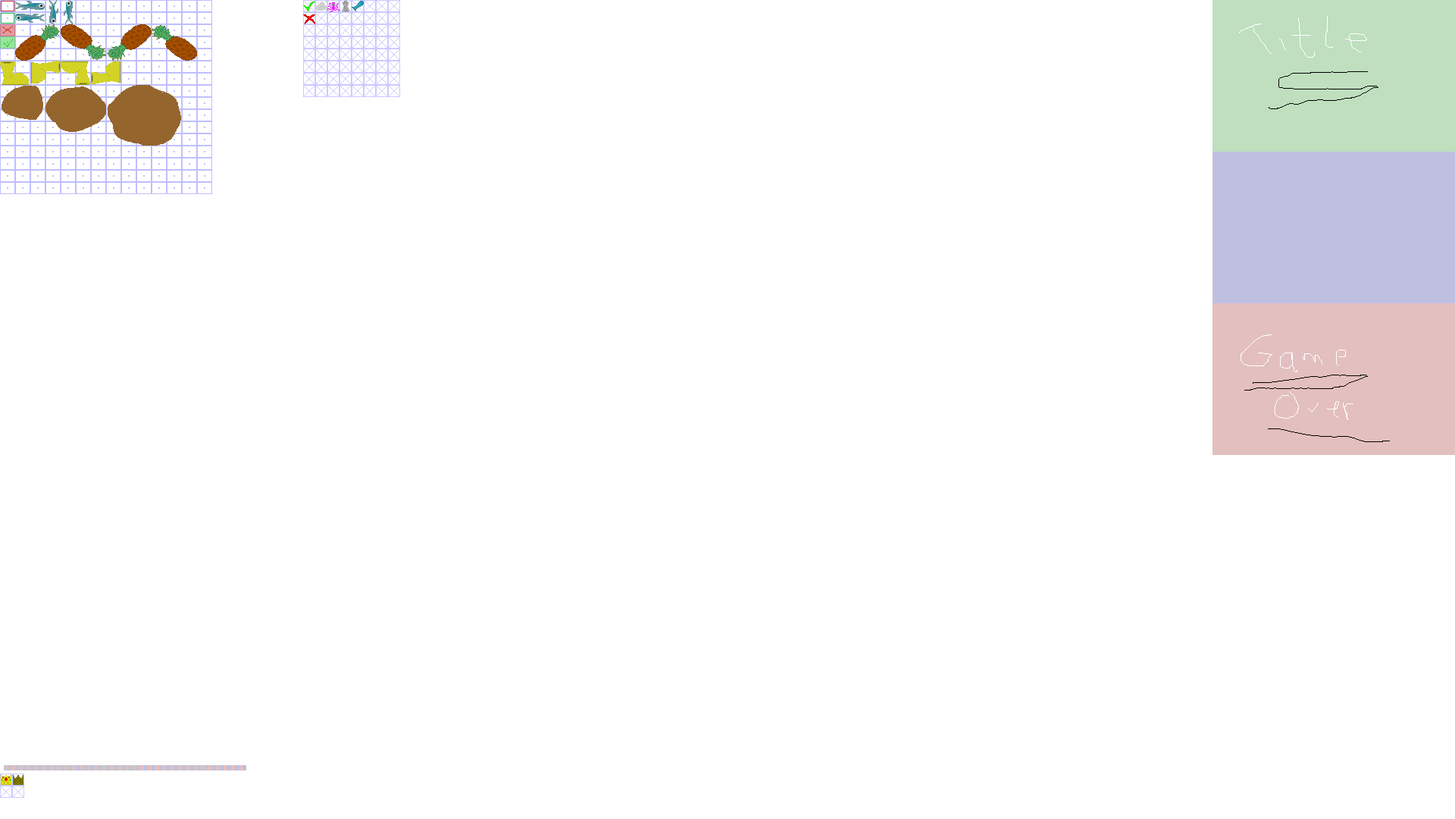
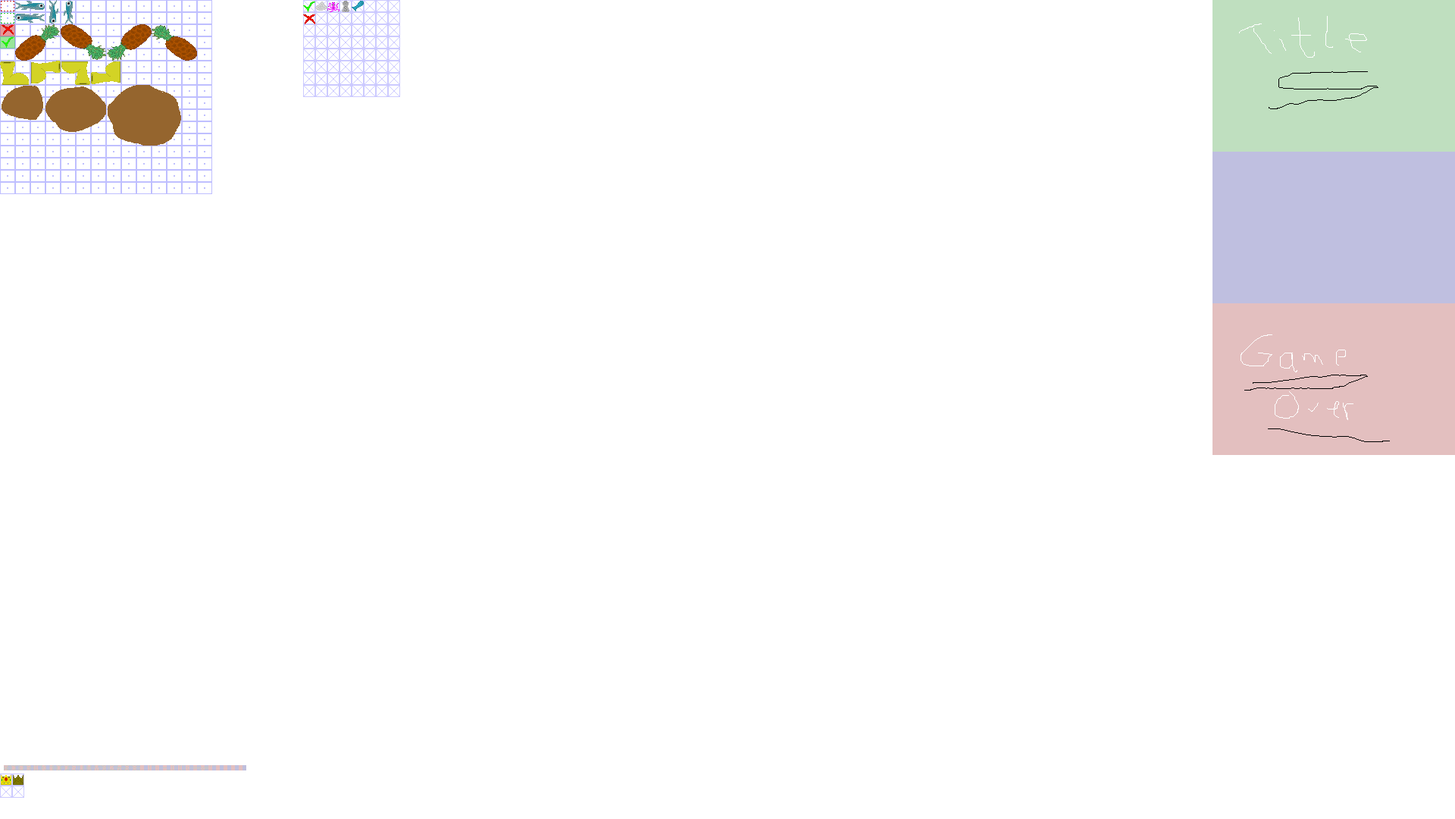
Layered file, before and after one edit (1455x819). Changes by layer:
painted on "pizzagrid" over (x1=0, y1=0, x2=15, y2=48)
